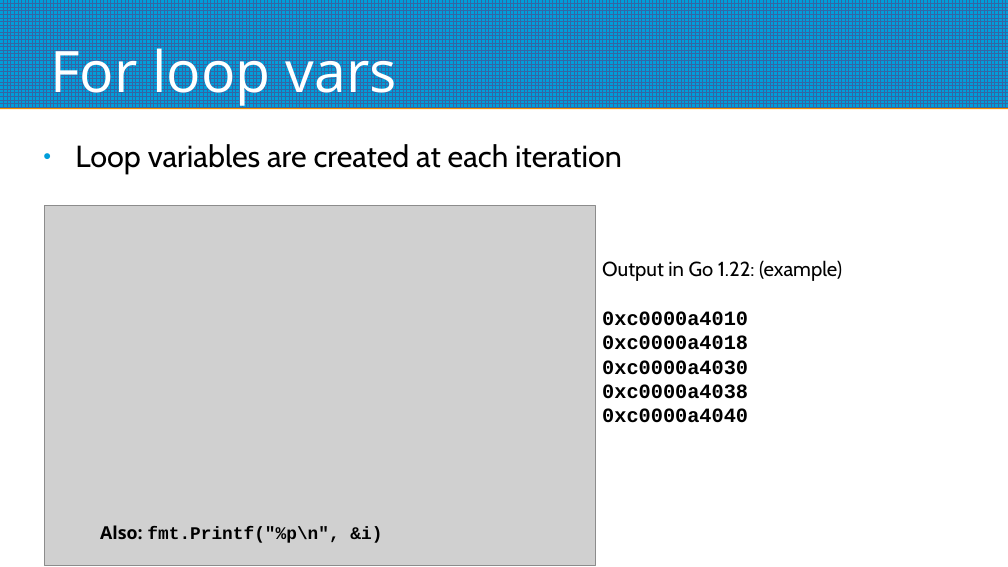
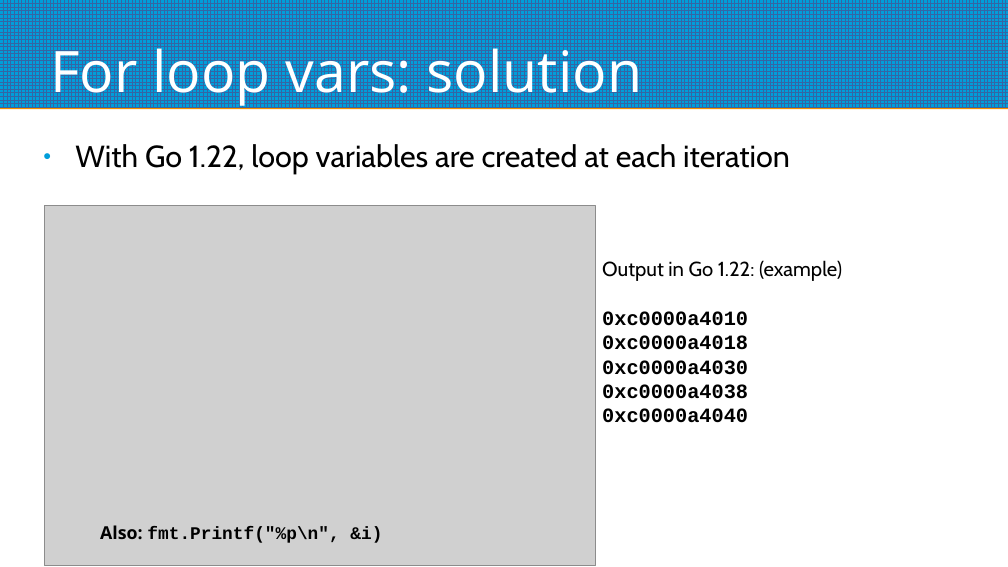
Before and after one commit to ilius/presentations, a slide deck: slide 5 of 2024-02-15/go-1-22.odp (slide 2 before the commit). Drawn at 1008x567 pixels with LibreOffice and Linux fonts; fonts in the diff are those of the drawing; grey boxes stand for pictures. Boxes give left, top, right and bottom in pixels: in the first picture for what was removed or moved away, otherwise in the second. Text is boxed around its words. In the diff, an @@ line names an element or a change of style, - is before the commit and + after.

```diff
--- a/2024-02-15/go-1-22.odp
+++ b/2024-02-15/go-1-22.odp
@@ title at box(50, 38, 642, 107): text changed @@
-For loop vars
+For loop vars: solution
@@ text at box(75, 144, 790, 174): text changed @@
-● Loop variables are created at each iteration
+● With Go 1.22, loop variables are created at each iteration
```
Also in this commit, not shown: 5 other slides changed, 1 other file.
